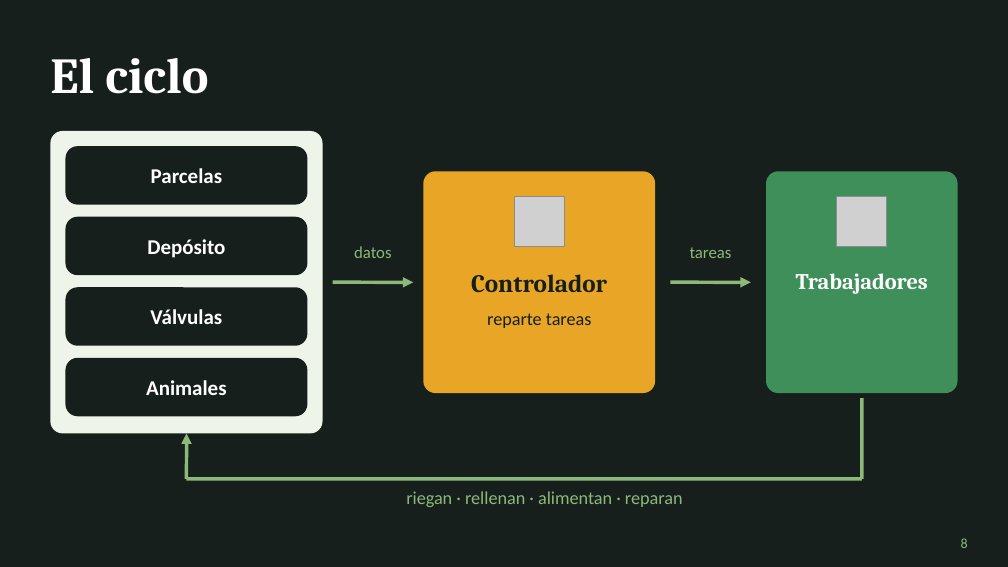
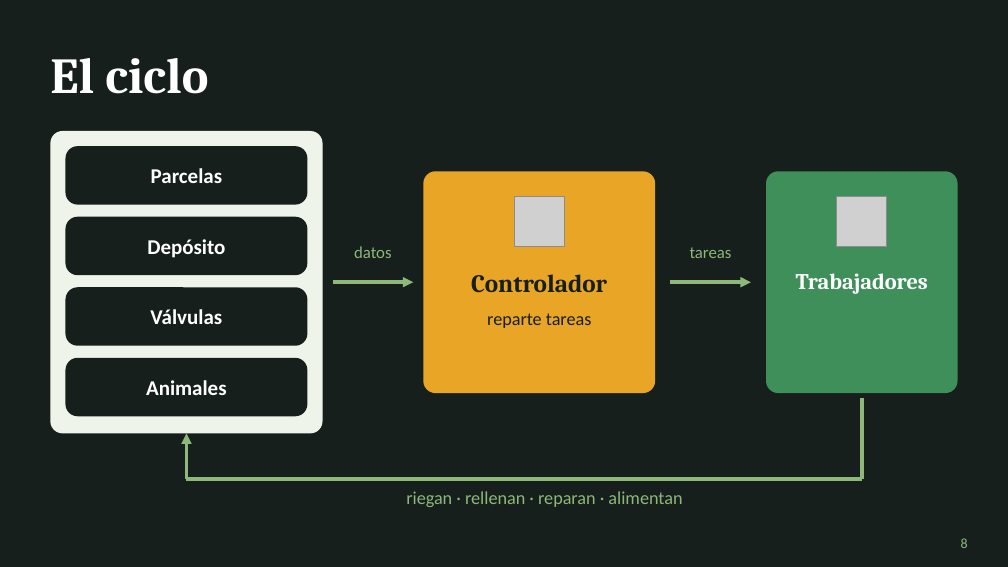
Before and after one commit to JorgeCarrascoF/SmartFarm, a slide deck: slide 8 of docs/Smart Farm - Presentación.pptx. Drawn at 1008x567 pixels with LibreOffice and Linux fonts; fonts in the diff are those of the drawing; grey boxes stand for pictures. Boxes give left, top, right and bottom in pixels: in the first picture for what was removed or moved away, otherwise in the second. Text is boxed around its words. In the diff, an @@ line names an element or a change of style, - is before the commit and + after.

```diff
--- a/docs/Smart Farm - Presentación.pptx
+++ b/docs/Smart Farm - Presentación.pptx
@@ text at [406,491,682,507]: text changed @@
-riegan · rellenan · alimentan · reparan
+riegan · rellenan · reparan · alimentan
```
Also in this commit, not shown: 9 other slides changed, 3 other files.
